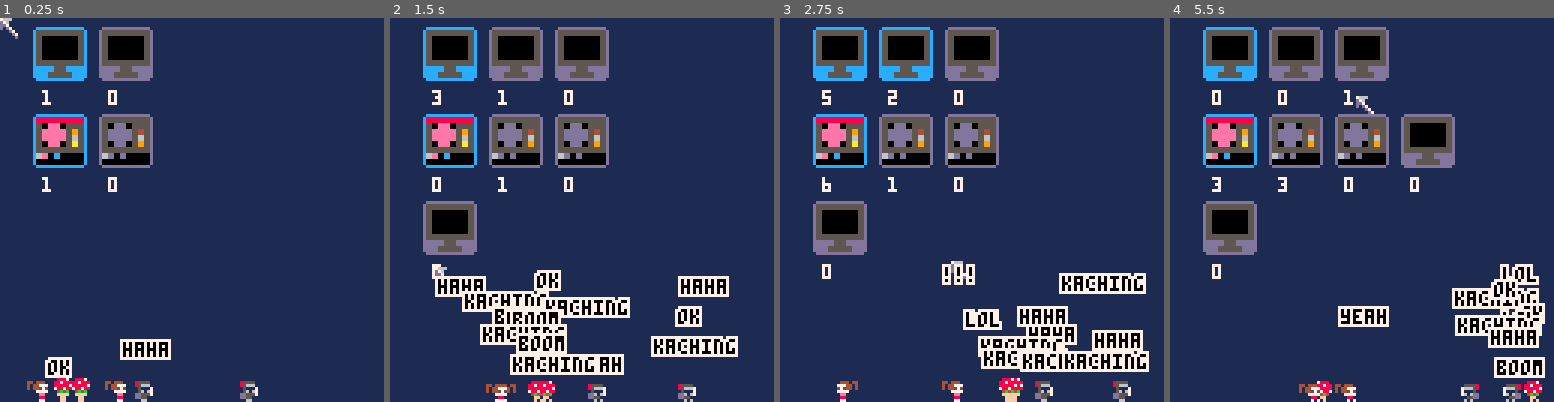
Above: before the commit, frames 1-4 (left to right).
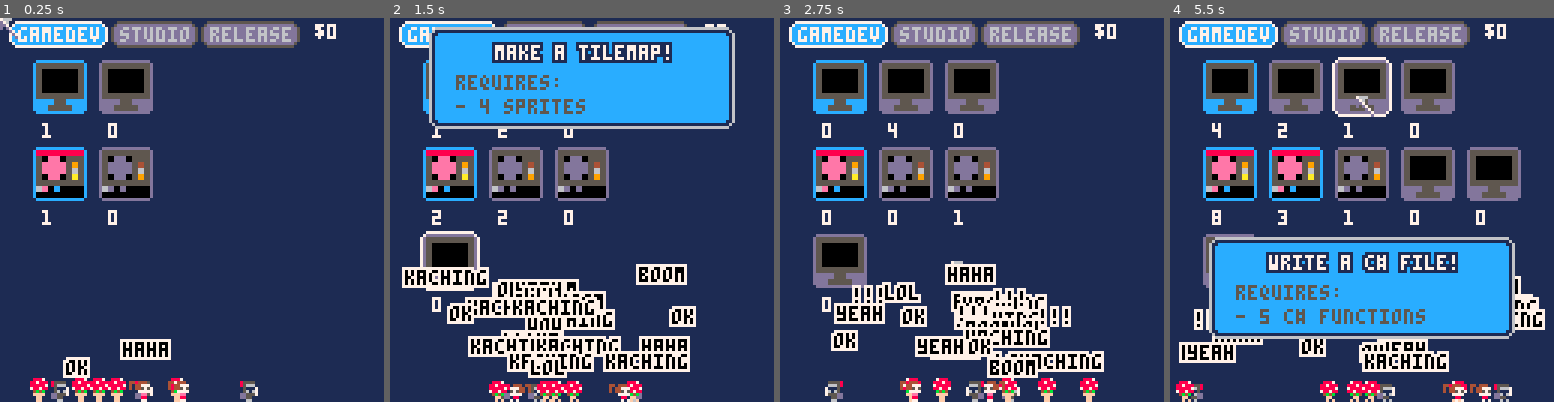
Above: after the commit, the same moments.

Repository: wesen/carts
Game: PICO-8 cartridge games/gamedevgame/gamedevgame.p8
Same seed, same stepped clock (60 frames per second), same inputs: the game is played once before the commit and once after it.
Inputs (mouse positions are in pixels of both pictures, inside the frame that each line leads up to):
- Up to frame 1 (0.25 s): no input
- Up to frame 2 (1.5 s): click (670, 121) at 0.67 s; click (436, 267) at 1.22 s
- Up to frame 3 (2.75 s): click (887, 114) at 1.77 s; click (952, 259) at 2.32 s
- Up to frame 4 (5.5 s): click (1404, 106) at 2.87 s; click (1465, 256) at 3.42 s; click (1231, 102) at 3.97 s; click (1292, 248) at 4.52 s; click (1354, 94) at 5.07 s

The runs differ from the first frame. In frame 1, 17% of the frame differs, in the area x 2-88%, y 0-100%; in frame 2, 43%; in frame 3, 37%; in frame 4, 55%, in the area x 1-98%, y 0-100%.

Commit message:
Add tabs (but not rendering them yet)

Diff:
--- a/games/gamedevgame/gamedevgame.lua
+++ b/games/gamedevgame/gamedevgame.lua
@@ -14,6 +14,7 @@
 --#include dialogbox
 
 --#include resourcemanager
+--#include tab
 --#include resource
 --#include resources
 --#include worker
--- a/games/gamedevgame/gamedevgame.p8
+++ b/games/gamedevgame/gamedevgame.p8
@@ -592,15 +592,47 @@
 resource_manager_cls=class(function(self)
  self.workers={}
  self.resources={}
+ self.tabs={}
+ printh("tabs "..tostr(#self.tabs))
+ self.money=0
 end)
 
 function resource_manager_cls:draw()
+ local x=5
+ local y=3
+
+ for i,k in pairs(self.tabs) do
+  local w=(#k.name)*4+1
+  local is_visible=glb_current_tab==k
+  local is_mouse_over=glb_mouse_x>=x and glb_mouse_x<=x+w and glb_mouse_y>=y and glb_mouse_y<=y+5
+  if is_visible then
+   draw_rounded_rect2(x,y,w,5,glb_bg_col2,glb_bg_col2,7)
+   print(k.name,x+1,y,7)
+   k:draw()
+  elseif is_mouse_over then
+   if frame(12,2)==0 then
+    draw_rounded_rect2(x-1,y-1,w+2,5+2,13,13,7)
+   else
+    draw_rounded_rect2(x,y,w,5,13,13,7)
+   end
+   glb_dialogbox.visible=true
+   glb_dialogbox.text={{7,"switch to "..k.name.." tab"}}
+   print(k.name,x+1,y,7)
+
+   if (glb_mouse_left_down) glb_current_tab=k
+  else
+   draw_rounded_rect2(x,y,w,5,13,13,5)
+   print(k.name,x+1,y,6)
+  end
+  x+=w+5
+ end
  for _,k in pairs(self.resources) do
   k:draw()
  end
  for _,k in pairs(self.workers) do
   k:draw()
  end
+ print("$"..tostr(self.money),105,2)
 end
 
 function resource_manager_cls:update()
@@ -619,6 +651,31 @@
 end
 
 glb_resource_manager=resource_manager_cls.init()
+
+cls_tab=class(function(self, name)
+ self.name=name
+end)
+
+function cls_tab:draw()
+end
+
+function cls_tab:update()
+end
+
+cls_money_tab=subclass(cls_tab,function(self,name)
+ cls_tab._ctr(self,name)
+end)
+
+function cls_money_tab:draw()
+ cls_tab.draw(self)
+end
+
+tab_game=cls_tab.init("gamedev")
+tab_money=cls_tab.init("studio")
+tab_release=cls_tab.init("release")
+
+glb_resource_manager.tabs={tab_game,tab_money,tab_release}
+glb_current_tab=tab_game
 
 resource_cls=class(function(self,
    name,
@@ -628,7 +685,8 @@
    duration,
    spr,
    description,
-   creation_text)
+   creation_text,
+  tab)
  self.x=x
  self.y=y
  self.name=name
@@ -641,6 +699,7 @@
  self.spr=spr
  self.description=description
  self.creation_text=creation_text
+ self.tab=tab
  glb_resource_manager.resources[name]=self
 
  if glb_debug then
@@ -713,7 +772,7 @@
 
 function resource_cls:get_cur_xy()
  local x=self.x*(glb_resource_w+6)+12
- local y=self.y*(glb_resource_w+3+10)+4
+ local y=self.y*(glb_resource_w+3+10)+4+11
  return x,y
 end
 
@@ -800,7 +859,8 @@
   16,
   -- description
   "write a line of code!",
-  "line of code written"
+  "line of code written",
+  tab_game
 )
 res_loc.active=true
 
@@ -814,7 +874,8 @@
   16,
   -- description
   "write a c# function!",
-   "c# function written"
+  "c# function written",
+  tab_game
 )
 
 res_csharp_file=resource_cls.init(
@@ -827,8 +888,27 @@
  16,
  -- description
  "write a c# file!",
- "c# file written"
-)
+ "c# file written",
+ tab_game
+)
+
+res_contract_work=resource_cls.init(
+ "contract",
+ "contract work",
+ 3,0,
+ {csharp_file=2},
+ 2,
+ -- spr
+ 16,
+ -- description
+ "do some client work",
+ "contract work done",
+ tab_game
+)
+res_contract_work.on_produced_cb=function(self)
+ self.count-=1
+ glb_resource_manager.money+=10
+end
 
 --
 
@@ -841,7 +921,8 @@
   48,
   -- description
   "draw a pixel!",
-  "pixel drawn"
+  "pixel drawn",
+  tab_game
 )
 
 res_sprite=resource_cls.init("sprite",
@@ -853,7 +934,8 @@
   48,
   -- description
   "draw a sprite!",
-  "sprite drawn"
+  "sprite drawn",
+  tab_game
 )
 
 res_animation=resource_cls.init("animation",
@@ -862,30 +944,33 @@
  {sprite=4},
  1,
  48,
- "animate a character!",
- "character animated"
+ "make an animation",
+ "animation created",
+ tab_game
 )
 
 res_prop=resource_cls.init("prop",
  "props",
  3,1,
- {sprite=4,csharp_file=1},
+ {animation=2,csharp_file=1},
  2,
  -- spr
  16,
  "make a prop!",
- "prop created"
+ "prop created",
+ tab_game
 )
 
 res_character=resource_cls.init("character",
  "characters",
  4,1,
- {animation=4,csharp_file=3},
+ {animation=2,csharp_file=3},
  4,
  -- spr
  16,
  "make a character!",
- "character created"
+ "character created",
+ tab_game
 )
 
 res_tilemap=resource_cls.init("tilemap",
@@ -896,7 +981,8 @@
  -- spr
  16,
  "make a tilemap!",
- "tilemap created"
+ "tilemap created",
+ tab_game
 )
 
 ---
@@ -909,7 +995,8 @@
  -- spr
  16,
  "make a level!",
- "level created"
+ "level created",
+ tab_game
 )
 
 res_build=resource_cls.init(
@@ -922,7 +1009,8 @@
  16,
  -- description
  "make a beta build",
- "game built"
+ "game built",
+ tab_game
 )
 
 res_build=resource_cls.init(
@@ -935,7 +1023,8 @@
  16,
  -- description
  "make a beta build",
- "game built"
+ "game built",
+ tab_game
 )
 
 res_playtest=resource_cls.init(
@@ -948,7 +1037,8 @@
  16,
  -- description
  "playtest the beta build",
- "game tested"
+ "game tested",
+ tab_game
 )
 
 res_release=resource_cls.init(
@@ -961,8 +1051,12 @@
  16,
  -- description
  "make a release",
- "game released"
-)
+ "game released",
+ tab_game
+)
+
+
+-- money resources
 
 cls_worker=class(function(self,duration)
  self.t=0
@@ -1000,26 +1094,22 @@
  local res=self.default_resource
  local max_requirements={}
  for _,v in pairs(self.auto_resources) do
-  for name,dep in pairs(v.dependencies) do
-   if (max_requirements[name]~=nil) max_requirements[name]=dep
-   max_requirements[name]=max(dep,max_requirements[name])
-  end
- end
-
-
- for name,v in pairs(max_requirements) do
-  printh(name.." "..tostr(v))
- end
+  if v:is_visible() then
+   for name,dep in pairs(v.dependencies) do
+    if (max_requirements[name]~=nil) max_requirements[name]=dep
+    max_requirements[name]=max(dep,max_requirements[name])
+   end
+  end
+ end
+
  local potential_resources={}
 
  for _,v in pairs(self.auto_resources) do
   if v:are_dependencies_fulfilled() then
    local add_res=true
-   printh("considering "..v.name)
    for name,dep in pairs(v.dependencies) do
     if glb_resource_manager.resources[name].count<max_requirements[name] then
      add_res=false
-     printh("discarding "..v.name.." because of "..name)
     end
    end
    if (add_res) add(potential_resources,v)
@@ -1028,12 +1118,7 @@
 
  if #potential_resources>0 then
   res=rnd_elt(potential_resources)
-  printh("potential_resources:")
-  for _,v in pairs(potential_resources) do
-   printh(v.name)
-  end
- end
- printh("\n")
+ end
 
  if (res==nil) return
 
@@ -1047,7 +1132,7 @@
  cls_worker._ctr(self,duration)
  self.spr=64
  self.default_resource=res_loc
- self.auto_resources={res_func,res_csharp_file}
+ self.auto_resources={res_func,res_csharp_file,res_contract_work}
 end)
 
 cls_gfx_artist=subclass(cls_worker,function(self,duration)
@@ -1070,7 +1155,11 @@
   local coder=cls_coder.init(3)
   coder.t=1
   cls_coder.init(3)
+  cls_coder.init(3)
   local gfx_artist=cls_gfx_artist.init(2)
+  gfx_artist=cls_gfx_artist.init(3)
+  gfx_artist=cls_gfx_artist.init(3)
+  gfx_artist=cls_gfx_artist.init(3)
   gfx_artist=cls_gfx_artist.init(3)
   local game_designer=cls_game_designer.init(2)
   game_designer=cls_game_designer.init(2)
--- a/games/gamedevgame/main.lua
+++ b/games/gamedevgame/main.lua
@@ -4,7 +4,11 @@
   local coder=cls_coder.init(3)
   coder.t=1
   cls_coder.init(3)
+  cls_coder.init(3)
   local gfx_artist=cls_gfx_artist.init(2)
+  gfx_artist=cls_gfx_artist.init(3)
+  gfx_artist=cls_gfx_artist.init(3)
+  gfx_artist=cls_gfx_artist.init(3)
   gfx_artist=cls_gfx_artist.init(3)
   local game_designer=cls_game_designer.init(2)
   game_designer=cls_game_designer.init(2)
--- a/games/gamedevgame/resource.lua
+++ b/games/gamedevgame/resource.lua
@@ -6,7 +6,8 @@
    duration,
    spr,
    description,
-   creation_text)
+   creation_text,
+  tab)
  self.x=x
  self.y=y
  self.name=name
@@ -19,6 +20,7 @@
  self.spr=spr
  self.description=description
  self.creation_text=creation_text
+ self.tab=tab
  glb_resource_manager.resources[name]=self
 
  if glb_debug then
@@ -91,7 +93,7 @@
 
 function resource_cls:get_cur_xy()
  local x=self.x*(glb_resource_w+6)+12
- local y=self.y*(glb_resource_w+3+10)+4
+ local y=self.y*(glb_resource_w+3+10)+4+11
  return x,y
 end
 
--- a/games/gamedevgame/resourcemanager.lua
+++ b/games/gamedevgame/resourcemanager.lua
@@ -1,15 +1,47 @@
 resource_manager_cls=class(function(self)
  self.workers={}
  self.resources={}
+ self.tabs={}
+ printh("tabs "..tostr(#self.tabs))
+ self.money=0
 end)
 
 function resource_manager_cls:draw()
+ local x=5
+ local y=3
+
+ for i,k in pairs(self.tabs) do
+  local w=(#k.name)*4+1
+  local is_visible=glb_current_tab==k
+  local is_mouse_over=glb_mouse_x>=x and glb_mouse_x<=x+w and glb_mouse_y>=y and glb_mouse_y<=y+5
+  if is_visible then
+   draw_rounded_rect2(x,y,w,5,glb_bg_col2,glb_bg_col2,7)
+   print(k.name,x+1,y,7)
+   k:draw()
+  elseif is_mouse_over then
+   if frame(12,2)==0 then
+    draw_rounded_rect2(x-1,y-1,w+2,5+2,13,13,7)
+   else
+    draw_rounded_rect2(x,y,w,5,13,13,7)
+   end
+   glb_dialogbox.visible=true
+   glb_dialogbox.text={{7,"switch to "..k.name.." tab"}}
+   print(k.name,x+1,y,7)
+
+   if (glb_mouse_left_down) glb_current_tab=k
+  else
+   draw_rounded_rect2(x,y,w,5,13,13,5)
+   print(k.name,x+1,y,6)
+  end
+  x+=w+5
+ end
  for _,k in pairs(self.resources) do
   k:draw()
  end
  for _,k in pairs(self.workers) do
   k:draw()
  end
+ print("$"..tostr(self.money),105,2)
 end
 
 function resource_manager_cls:update()
--- a/games/gamedevgame/resources.lua
+++ b/games/gamedevgame/resources.lua
@@ -13,7 +13,8 @@
   16,
   -- description
   "write a line of code!",
-  "line of code written"
+  "line of code written",
+  tab_game
 )
 res_loc.active=true
 
@@ -27,7 +28,8 @@
   16,
   -- description
   "write a c# function!",
-   "c# function written"
+  "c# function written",
+  tab_game
 )
 
 res_csharp_file=resource_cls.init(
@@ -40,8 +42,27 @@
  16,
  -- description
  "write a c# file!",
- "c# file written"
-)
+ "c# file written",
+ tab_game
+)
+
+res_contract_work=resource_cls.init(
+ "contract",
+ "contract work",
+ 3,0,
+ {csharp_file=2},
+ 2,
+ -- spr
+ 16,
+ -- description
+ "do some client work",
+ "contract work done",
+ tab_game
+)
+res_contract_work.on_produced_cb=function(self)
+ self.count-=1
+ glb_resource_manager.money+=10
+end
 
 --
 
@@ -54,7 +75,8 @@
   48,
   -- description
   "draw a pixel!",
-  "pixel drawn"
+  "pixel drawn",
+  tab_game
 )
 
 res_sprite=resource_cls.init("sprite",
@@ -66,7 +88,8 @@
   48,
   -- description
   "draw a sprite!",
-  "sprite drawn"
+  "sprite drawn",
+  tab_game
 )
 
 res_animation=resource_cls.init("animation",
@@ -75,30 +98,33 @@
  {sprite=4},
  1,
  48,
- "animate a character!",
- "character animated"
+ "make an animation",
+ "animation created",
+ tab_game
 )
 
 res_prop=resource_cls.init("prop",
  "props",
  3,1,
- {sprite=4,csharp_file=1},
+ {animation=2,csharp_file=1},
  2,
  -- spr
  16,
  "make a prop!",
- "prop created"
+ "prop created",
+ tab_game
 )
 
 res_character=resource_cls.init("character",
  "characters",
  4,1,
- {animation=4,csharp_file=3},
+ {animation=2,csharp_file=3},
  4,
  -- spr
  16,
  "make a character!",
- "character created"
+ "character created",
+ tab_game
 )
 
 res_tilemap=resource_cls.init("tilemap",
@@ -109,7 +135,8 @@
  -- spr
  16,
  "make a tilemap!",
- "tilemap created"
+ "tilemap created",
+ tab_game
 )
 
 ---
@@ -122,7 +149,8 @@
  -- spr
  16,
  "make a level!",
- "level created"
+ "level created",
+ tab_game
 )
 
 res_build=resource_cls.init(
@@ -135,7 +163,8 @@
  16,
  -- description
  "make a beta build",
- "game built"
+ "game built",
+ tab_game
 )
 
 res_build=resource_cls.init(
@@ -148,7 +177,8 @@
  16,
  -- description
  "make a beta build",
- "game built"
+ "game built",
+ tab_game
 )
 
 res_playtest=resource_cls.init(
@@ -161,7 +191,8 @@
  16,
  -- description
  "playtest the beta build",
- "game tested"
+ "game tested",
+ tab_game
 )
 
 res_release=resource_cls.init(
@@ -174,5 +205,9 @@
  16,
  -- description
  "make a release",
- "game released"
-)
+ "game released",
+ tab_game
+)
+
+
+-- money resources
--- /dev/null
+++ b/games/gamedevgame/tab.lua
@@ -0,0 +1,24 @@
+cls_tab=class(function(self, name)
+ self.name=name
+end)
+
+function cls_tab:draw()
+end
+
+function cls_tab:update()
+end
+
+cls_money_tab=subclass(cls_tab,function(self,name)
+ cls_tab._ctr(self,name)
+end)
+
+function cls_money_tab:draw()
+ cls_tab.draw(self)
+end
+
+tab_game=cls_tab.init("gamedev")
+tab_money=cls_tab.init("studio")
+tab_release=cls_tab.init("release")
+
+glb_resource_manager.tabs={tab_game,tab_money,tab_release}
+glb_current_tab=tab_game
--- a/games/gamedevgame/worker.lua
+++ b/games/gamedevgame/worker.lua
@@ -34,26 +34,22 @@
  local res=self.default_resource
  local max_requirements={}
  for _,v in pairs(self.auto_resources) do
-  for name,dep in pairs(v.dependencies) do
-   if (max_requirements[name]~=nil) max_requirements[name]=dep
-   max_requirements[name]=max(dep,max_requirements[name])
+  if v:is_visible() then
+   for name,dep in pairs(v.dependencies) do
+    if (max_requirements[name]~=nil) max_requirements[name]=dep
+    max_requirements[name]=max(dep,max_requirements[name])
+   end
   end
  end
 
-
- for name,v in pairs(max_requirements) do
-  printh(name.." "..tostr(v))
- end
  local potential_resources={}
 
  for _,v in pairs(self.auto_resources) do
   if v:are_dependencies_fulfilled() then
    local add_res=true
-   printh("considering "..v.name)
    for name,dep in pairs(v.dependencies) do
     if glb_resource_manager.resources[name].count<max_requirements[name] then
      add_res=false
-     printh("discarding "..v.name.." because of "..name)
     end
    end
    if (add_res) add(potential_resources,v)
@@ -62,12 +58,7 @@
 
  if #potential_resources>0 then
   res=rnd_elt(potential_resources)
-  printh("potential_resources:")
-  for _,v in pairs(potential_resources) do
-   printh(v.name)
-  end
  end
- printh("\n")
 
  if (res==nil) return
 
@@ -81,7 +72,7 @@
  cls_worker._ctr(self,duration)
  self.spr=64
  self.default_resource=res_loc
- self.auto_resources={res_func,res_csharp_file}
+ self.auto_resources={res_func,res_csharp_file,res_contract_work}
 end)
 
 cls_gfx_artist=subclass(cls_worker,function(self,duration)
